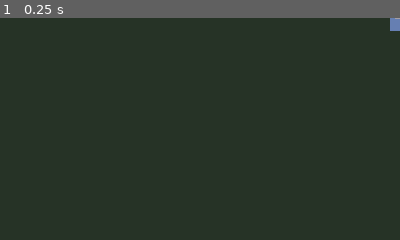
Above: before the commit, frame 1.
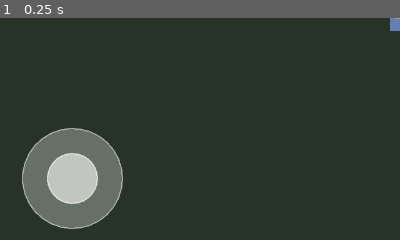
Above: after the commit, the same moment.

Repository: MatousHruska/MobileTestia
Game: Godot game, scene res://scenes/world/test_zone.tscn
The game is run twice, just before and just after one commit, with the same random seed, the same clock (stepped at 60 frames per second) and the same inputs.
Inputs:
- Up to frame 1 (0.25 s): no input
The pictures show only the part of the screen within x 0-50%, y 50-100%; the shares and areas given below are measured in that part.

The runs differ from the first frame. In frame 1, 9.1% of the frame differs, in the area x 5-31%, y 49-96%.
Error after the commit: Parse Error: Expression is of type "res://scripts/world/reference_object.gd" so it can't be of type "Sprite2D". (res://scripts/world/reference_object.gd:14)

Commit message:
Fix errors and add visual feedback
Fixes:
- Remove unused AnimationPlayer reference from CharacterAnimator
- Remove unused _queued_state variable
- Remove unused direction_changed signal
- Fix ternary operator type issues (use explicit if/else)
- Simplify VirtualJoystick to draw directly (remove child nodes)

Visual improvements:
- Joystick now always visible (FIXED mode, larger radius)
- Added reference objects to test zone (rocks, trees, crates)
- Added grid overlay to visualize movement
- ReferenceObject script draws placeholder shapes

Diff:
--- a/scenes/ui/hud/game_hud.tscn
+++ b/scenes/ui/hud/game_hud.tscn
@@ -89,8 +89,8 @@
 anchor_top = 1.0
 anchor_bottom = 1.0
 offset_left = 16.0
-offset_top = -280.0
-offset_right = 280.0
+offset_top = -200.0
+offset_right = 216.0
 offset_bottom = -16.0
 grow_vertical = 0
 mouse_filter = 0
@@ -104,21 +104,9 @@
 grow_vertical = 2
 mouse_filter = 0
 script = ExtResource("2_joystick")
-mode = 1
-
-[node name="BaseRing" type="Control" parent="Controls/JoystickArea/VirtualJoystick"]
-visible = false
-layout_mode = 1
-anchors_preset = 0
-offset_right = 40.0
-offset_bottom = 40.0
-
-[node name="Knob" type="Control" parent="Controls/JoystickArea/VirtualJoystick"]
-visible = false
-layout_mode = 1
-anchors_preset = 0
-offset_right = 40.0
-offset_bottom = 40.0
+mode = 0
+joystick_radius = 80.0
+knob_radius = 40.0
 
 [node name="ActionButtons" type="Control" parent="Controls"]
 layout_mode = 1
--- a/scenes/world/test_zone.tscn
+++ b/scenes/world/test_zone.tscn
@@ -1,8 +1,9 @@
-[gd_scene load_steps=4 format=3 uid="uid://testzone001"]
+[gd_scene load_steps=5 format=3 uid="uid://testzone001"]
 
 [ext_resource type="PackedScene" path="res://scenes/player/player.tscn" id="1_player"]
 [ext_resource type="PackedScene" path="res://scenes/ui/hud/game_hud.tscn" id="2_hud"]
 [ext_resource type="Script" path="res://scripts/camera/game_camera.gd" id="3_camera"]
+[ext_resource type="Script" path="res://scripts/world/reference_object.gd" id="4_ref"]
 
 [node name="TestZone" type="Node2D"]
 
@@ -13,7 +14,52 @@
 offset_bottom = 360.0
 color = Color(0.15, 0.2, 0.15, 1)
 
-[node name="GridLines" type="Node2D" parent="."]
+[node name="Grid" type="Node2D" parent="."]
+script = ExtResource("4_ref")
+
+[node name="ReferenceObjects" type="Node2D" parent="."]
+
+[node name="Rock1" type="Sprite2D" parent="ReferenceObjects"]
+position = Vector2(100, 50)
+script = ExtResource("4_ref")
+object_color = Color(0.4, 0.35, 0.3, 1)
+object_size = Vector2(40, 30)
+
+[node name="Rock2" type="Sprite2D" parent="ReferenceObjects"]
+position = Vector2(-150, 100)
+script = ExtResource("4_ref")
+object_color = Color(0.35, 0.3, 0.28, 1)
+object_size = Vector2(50, 35)
+
+[node name="Tree1" type="Sprite2D" parent="ReferenceObjects"]
+position = Vector2(-100, -80)
+script = ExtResource("4_ref")
+object_color = Color(0.2, 0.5, 0.2, 1)
+object_size = Vector2(30, 60)
+
+[node name="Tree2" type="Sprite2D" parent="ReferenceObjects"]
+position = Vector2(200, -50)
+script = ExtResource("4_ref")
+object_color = Color(0.25, 0.55, 0.25, 1)
+object_size = Vector2(35, 70)
+
+[node name="Crate" type="Sprite2D" parent="ReferenceObjects"]
+position = Vector2(50, 150)
+script = ExtResource("4_ref")
+object_color = Color(0.6, 0.45, 0.25, 1)
+object_size = Vector2(32, 32)
+
+[node name="Barrel" type="Sprite2D" parent="ReferenceObjects"]
+position = Vector2(-200, -150)
+script = ExtResource("4_ref")
+object_color = Color(0.5, 0.35, 0.2, 1)
+object_size = Vector2(24, 28)
+
+[node name="Marker" type="Sprite2D" parent="ReferenceObjects"]
+position = Vector2(0, -100)
+script = ExtResource("4_ref")
+object_color = Color(0.8, 0.2, 0.2, 1)
+object_size = Vector2(16, 16)
 
 [node name="Player" parent="." instance=ExtResource("1_player")]
 
@@ -23,10 +69,3 @@
 look_ahead_distance = 30.0
 
 [node name="HUD" parent="." instance=ExtResource("2_hud")]
-
-[node name="DebugLabel" type="Label" parent="."]
-offset_left = 10.0
-offset_top = 650.0
-offset_right = 400.0
-offset_bottom = 710.0
-text = "Debug: Touch to move | Buttons to attack/dodge"
--- a/scripts/player/character_animator.gd
+++ b/scripts/player/character_animator.gd
@@ -16,7 +16,6 @@
 @onready var body_sprite: Sprite2D = $Body
 @onready var head_sprite: Sprite2D = $Head
 @onready var weapon_sprite: Sprite2D = $Weapon
-@onready var animation_player: AnimationPlayer = $AnimationPlayer
 
 ## Spritesheet configuration
 @export_group("Spritesheet Config")
@@ -54,7 +53,6 @@
 var _current_fps: float = 6.0
 var _current_frame_count: int = 4
 var _animation_playing: bool = false
-var _queued_state: AnimState = AnimState.IDLE
 
 ## Row mapping for spritesheets (direction → row index)
 ## Format: [IDLE, WALK, ATTACK, DODGE, HIT, DIE] for each direction
--- a/scripts/player/player_controller.gd
+++ b/scripts/player/player_controller.gd
@@ -4,7 +4,6 @@
 ## Handles movement, facing direction, and coordinates with animator
 
 ## Signals
-signal direction_changed(direction: Vector2)
 signal facing_changed(facing: Facing)
 signal attack_started
 signal attack_ended
@@ -191,9 +190,15 @@
 	var new_facing: Facing
 
 	if abs(direction.x) > abs(direction.y):
-		new_facing = Facing.RIGHT if direction.x > 0 else Facing.LEFT
-	else:
-		new_facing = Facing.DOWN if direction.y > 0 else Facing.UP
+		if direction.x > 0:
+			new_facing = Facing.RIGHT
+		else:
+			new_facing = Facing.LEFT
+	else:
+		if direction.y > 0:
+			new_facing = Facing.DOWN
+		else:
+			new_facing = Facing.UP
 
 	if new_facing != current_facing:
 		_update_facing(new_facing)
--- a/scripts/ui/virtual_joystick.gd
+++ b/scripts/ui/virtual_joystick.gd
@@ -11,7 +11,7 @@
 enum Mode { FIXED, FLOATING }
 
 @export_group("Configuration")
-@export var mode: Mode = Mode.FLOATING
+@export var mode: Mode = Mode.FIXED  ## Changed to FIXED for visible placeholder
 @export var joystick_radius: float = 64.0  ## Outer ring radius
 @export var knob_radius: float = 32.0  ## Inner knob radius
 @export var dead_zone: float = 0.1  ## Ignore input below this threshold
@@ -28,51 +28,41 @@
 var knob_position: Vector2 = Vector2.ZERO
 var output_direction: Vector2 = Vector2.ZERO
 
-## Components
-@onready var base_ring: Control = $BaseRing
-@onready var knob: Control = $Knob
-
 
 func _ready() -> void:
 	Debug.info("Input", "VirtualJoystick ready", ["mode:", Mode.keys()[mode]])
 
-	if mode == Mode.FIXED:
-		joystick_center = size / 2.0
-		_update_visual_position()
+	# Set center based on control size
+	joystick_center = size / 2.0
+	knob_position = joystick_center
 
-	_setup_visuals()
+	# Always show the joystick placeholder
+	queue_redraw()
 
 
-func _setup_visuals() -> void:
-	## Create visual elements if not present
-	if not base_ring:
-		base_ring = Control.new()
-		base_ring.name = "BaseRing"
-		add_child(base_ring)
-		base_ring.draw.connect(_draw_base_ring)
+func _draw() -> void:
+	## Draw joystick directly on this control
+	var center := joystick_center
 
-	if not knob:
-		knob = Control.new()
-		knob.name = "Knob"
-		add_child(knob)
-		knob.draw.connect(_draw_knob)
+	# Draw base ring
+	var ring_color: Color
+	if is_active:
+		ring_color = active_color
+	else:
+		ring_color = base_color
 
-	_set_visibility(mode == Mode.FIXED)
+	draw_circle(center, joystick_radius, ring_color)
+	draw_arc(center, joystick_radius, 0, TAU, 32, Color(1, 1, 1, 0.5), 2.0)
 
+	# Draw knob
+	var knob_col: Color
+	if is_active:
+		knob_col = active_color
+	else:
+		knob_col = knob_color
 
-func _draw_base_ring() -> void:
-	if not base_ring:
-		return
-	var color := active_color if is_active else base_color
-	base_ring.draw_circle(Vector2.ZERO, joystick_radius, color)
-	base_ring.draw_arc(Vector2.ZERO, joystick_radius, 0, TAU, 32, Color(1, 1, 1, 0.5), 2.0)
-
-
-func _draw_knob() -> void:
-	if not knob:
-		return
-	var color := active_color if is_active else knob_color
-	knob.draw_circle(Vector2.ZERO, knob_radius, color)
+	draw_circle(knob_position, knob_radius, knob_col)
+	draw_arc(knob_position, knob_radius, 0, TAU, 24, Color(1, 1, 1, 0.6), 2.0)
 
 
 func _input(event: InputEvent) -> void:
@@ -116,8 +106,7 @@
 	# else: use fixed center
 
 	knob_position = joystick_center
-	_update_visual_position()
-	_set_visibility(true)
+	queue_redraw()
 
 	Debug.log("Input", "Joystick started", ["center:", joystick_center])
 
@@ -142,7 +131,7 @@
 	else:
 		output_direction = raw_direction
 
-	_update_visual_position()
+	queue_redraw()
 	joystick_input.emit(output_direction)
 
 	Debug.trace("Input", "Joystick update", output_direction)
@@ -154,10 +143,7 @@
 	output_direction = Vector2.ZERO
 	knob_position = joystick_center
 
-	_update_visual_position()
-
-	if mode == Mode.FLOATING:
-		_set_visibility(false)
+	queue_redraw()
 
 	joystick_released.emit()
 	joystick_input.emit(Vector2.ZERO)
@@ -165,28 +151,14 @@
 	Debug.log("Input", "Joystick released")
 
 
-func _update_visual_position() -> void:
-	if base_ring:
-		base_ring.position = joystick_center
-		base_ring.queue_redraw()
-	if knob:
-		knob.position = knob_position
-		knob.queue_redraw()
-
-
-func _set_visibility(visible_state: bool) -> void:
-	if base_ring:
-		base_ring.visible = visible_state
-	if knob:
-		knob.visible = visible_state
-
-
 ## Public getters
 func get_direction() -> Vector2:
 	return output_direction
 
 func get_direction_normalized() -> Vector2:
-	return output_direction.normalized() if output_direction.length() > 0 else Vector2.ZERO
+	if output_direction.length() > 0:
+		return output_direction.normalized()
+	return Vector2.ZERO
 
 func is_pressed() -> bool:
 	return is_active
--- /dev/null
+++ b/scripts/world/reference_object.gd
@@ -0,0 +1,90 @@
+extends Node2D
+## ReferenceObject - Simple placeholder object for testing movement
+## Can be attached to Sprite2D or Node2D
+
+@export var object_color: Color = Color(0.5, 0.5, 0.5, 1.0)
+@export var object_size: Vector2 = Vector2(32, 32)
+@export var draw_grid: bool = false
+@export var grid_spacing: float = 64.0
+@export var grid_color: Color = Color(0.3, 0.35, 0.3, 0.5)
+
+
+func _ready() -> void:
+	# If attached to a Sprite2D without texture, create one
+	if self is Sprite2D:
+		var sprite := self as Sprite2D
+		if sprite.texture == null:
+			sprite.texture = _create_placeholder_texture()
+
+	# Check if this is the grid node
+	if name == "Grid":
+		draw_grid = true
+
+	queue_redraw()
+
+
+func _draw() -> void:
+	if draw_grid:
+		_draw_grid()
+	elif not (self is Sprite2D):
+		# Draw directly if not a Sprite2D
+		_draw_placeholder()
+
+
+func _draw_placeholder() -> void:
+	var half_size := object_size / 2.0
+	var rect := Rect2(-half_size, object_size)
+	draw_rect(rect, object_color)
+	draw_rect(rect, object_color.darkened(0.3), false, 2.0)
+
+
+func _draw_grid() -> void:
+	## Draw a reference grid to help visualize movement
+	var grid_extent := 800.0
+	var line_color := grid_color
+
+	# Vertical lines
+	var x := -grid_extent
+	while x <= grid_extent:
+		var alpha := 0.3 if int(x) % int(grid_spacing * 2) == 0 else 0.15
+		draw_line(
+			Vector2(x, -grid_extent),
+			Vector2(x, grid_extent),
+			Color(line_color.r, line_color.g, line_color.b, alpha),
+			1.0
+		)
+		x += grid_spacing
+
+	# Horizontal lines
+	var y := -grid_extent
+	while y <= grid_extent:
+		var alpha := 0.3 if int(y) % int(grid_spacing * 2) == 0 else 0.15
+		draw_line(
+			Vector2(-grid_extent, y),
+			Vector2(grid_extent, y),
+			Color(line_color.r, line_color.g, line_color.b, alpha),
+			1.0
+		)
+		y += grid_spacing
+
+	# Draw origin marker
+	draw_line(Vector2(-16, 0), Vector2(16, 0), Color(1, 0.3, 0.3, 0.6), 2.0)
+	draw_line(Vector2(0, -16), Vector2(0, 16), Color(0.3, 1, 0.3, 0.6), 2.0)
+
+
+func _create_placeholder_texture() -> ImageTexture:
+	var image := Image.create(int(object_size.x), int(object_size.y), false, Image.FORMAT_RGBA8)
+
+	# Fill with main color
+	image.fill(object_color)
+
+	# Add simple border
+	var border_color := object_color.darkened(0.3)
+	for x in range(int(object_size.x)):
+		image.set_pixel(x, 0, border_color)
+		image.set_pixel(x, int(object_size.y) - 1, border_color)
+	for y in range(int(object_size.y)):
+		image.set_pixel(0, y, border_color)
+		image.set_pixel(int(object_size.x) - 1, y, border_color)
+
+	return ImageTexture.create_from_image(image)
